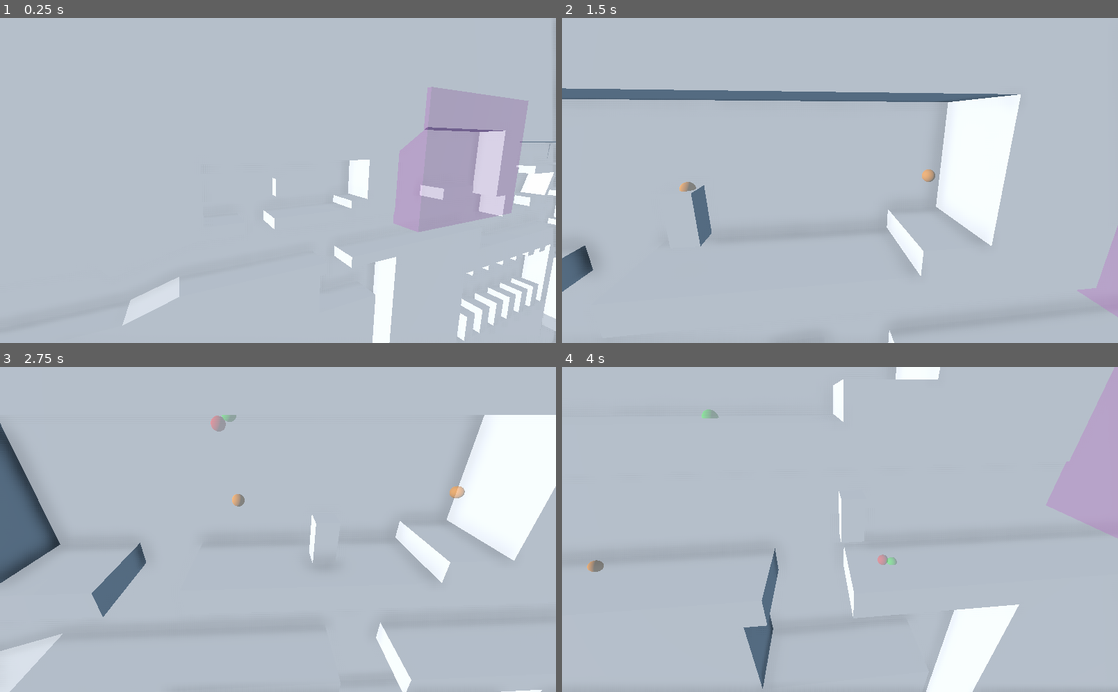
Above: before the commit, frames 1-4 (two rows, left to right).
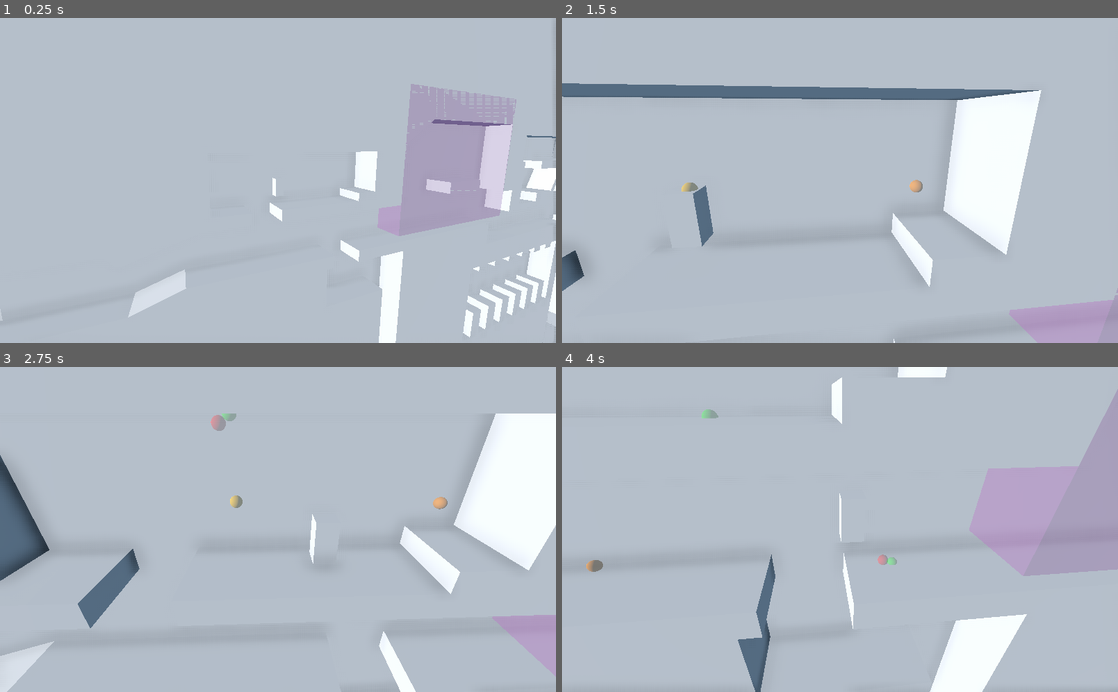
Above: after the commit, the same moments.

Repository: pfirsich/GameOff2019
Game: Godot game, scene res://Main.tscn
Two runs of this game, one before a commit and one after it. Both use one fixed random seed, a clock stepped at 60 frames per second and the inputs below.
Inputs (mouse positions are in pixels of both pictures, inside the frame that each line leads up to):
- Up to frame 1 (0.25 s): no input
- Up to frame 2 (1.5 s): move the mouse to (962, 164) at 0.52 s; hold D (move_right) 0.53-1.28 s; click (962, 164) at 0.6 s; tap Space (jump) at 0.77 s; move the mouse to (728, 196) at 1.27 s; hold A (move_left) from 1.28 s (still down); click (728, 196) at 1.35 s
- Up to frame 3 (2.75 s): tap Space (jump) at 1.52 s; move the mouse to (333, 458) at 2.02 s; release A (move_left) at 2.03 s; hold D (move_right) from 2.03 s (still down); click (333, 458) at 2.1 s
- Up to frame 4 (4 s): move the mouse to (812, 594) at 2.77 s; click (812, 594) at 2.85 s; tap Space (jump) at 3.02, 3.77 s; move the mouse to (1006, 578) at 3.52 s; release D (move_right) at 3.53 s; hold A (move_left) from 3.53 s (still down); click (1006, 578) at 3.6 s

The runs differ from the first frame. In frame 1, 7.2% of the frame differs, in the area x 22-100%, y 20-100%; in frame 2, 6.8%; in frame 3, 5.2%; in frame 4, 7.8%, in the area x 4-100%, y 0-100%.

Commit message:
Unfuck stuff

Diff:
--- a/godot/Main.tscn
+++ b/godot/Main.tscn
@@ -36,16 +36,15 @@
 shadow_bias = -0.1
 
 [node name="Station" parent="." instance=ExtResource( 4 )]
-transform = Transform( 1, 0, 0, 0, 1, 0, 0, 0, 1, -0.241172, -0.406873, -0.224398 )
 
 [node name="FirstOrbCCZ" parent="." instance=ExtResource( 5 )]
-transform = Transform( 5, 0, 0, 0, 4, 0, 0, 0, 1, 28.4813, 3.94135, 0 )
+transform = Transform( 5, 0, 0, 0, 4, 0, 0, 0, 1, 26.9299, 3.94135, 0 )
 target_node = NodePath("../FirstOrb")
 distance = 6.0
 height = 1.0
 
 [node name="FirstOrb" type="Spatial" parent="."]
-transform = Transform( 1, 0, 0, 0, 0.939693, -0.34202, 0, 0.34202, 0.939693, 29.1431, 2.15455, -0.588584 )
+transform = Transform( 1, 0, 0, 0, 0.939693, -0.34202, 0, 0.34202, 0.939693, 27.5985, 3.27696, 0 )
 
 [node name="MarkerSpawner" type="Node" parent="."]
 script = ExtResource( 6 )
--- a/godot/Player.gd
+++ b/godot/Player.gd
@@ -61,6 +61,7 @@
     var t = -ray_orig.z / ray_dir.z # ray_orig.z + ray_dir.z * t = 0
     var point_in_z0plane = ray_orig + t * ray_dir
     #return Vector3(1, 0, 0).normalized()
+
     return (point_in_z0plane - get_translation()).normalized()
 
 func get_teleport_pos(teleport_dir):
--- a/godot/Station.tscn
+++ b/godot/Station.tscn
@@ -5,7 +5,7 @@
 [sub_resource type="ConcavePolygonShape" id=1]
 data = PoolVector3Array( 0.2083, -0.0417, -0.5, -0.0417, -0.0417, -0.5, -0.0417, -0.0208, -0.5, 0.2083, -0.0208, -0.5,  …(64920 unchanged characters)…
 
-[node name="Station" index="0" instance=ExtResource( 1 )]
+[node name="Station" instance=ExtResource( 1 )]
 
 [node name="StaticBody" type="StaticBody" parent="Station" index="0"]
 
